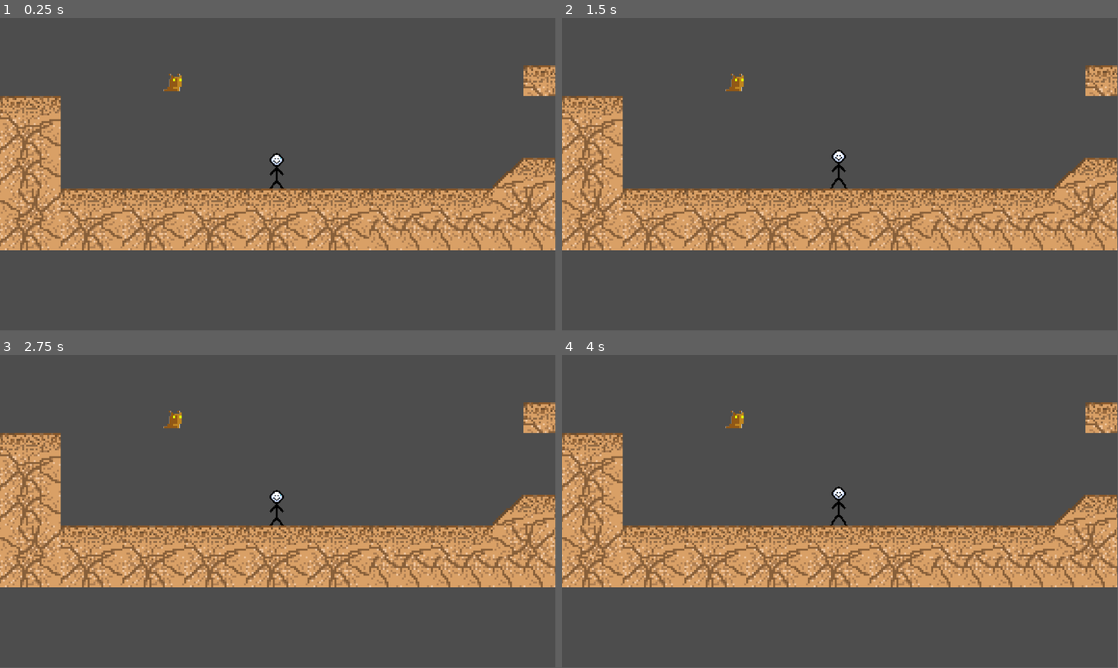
Above: before the commit, frames 1-4 (two rows, left to right).
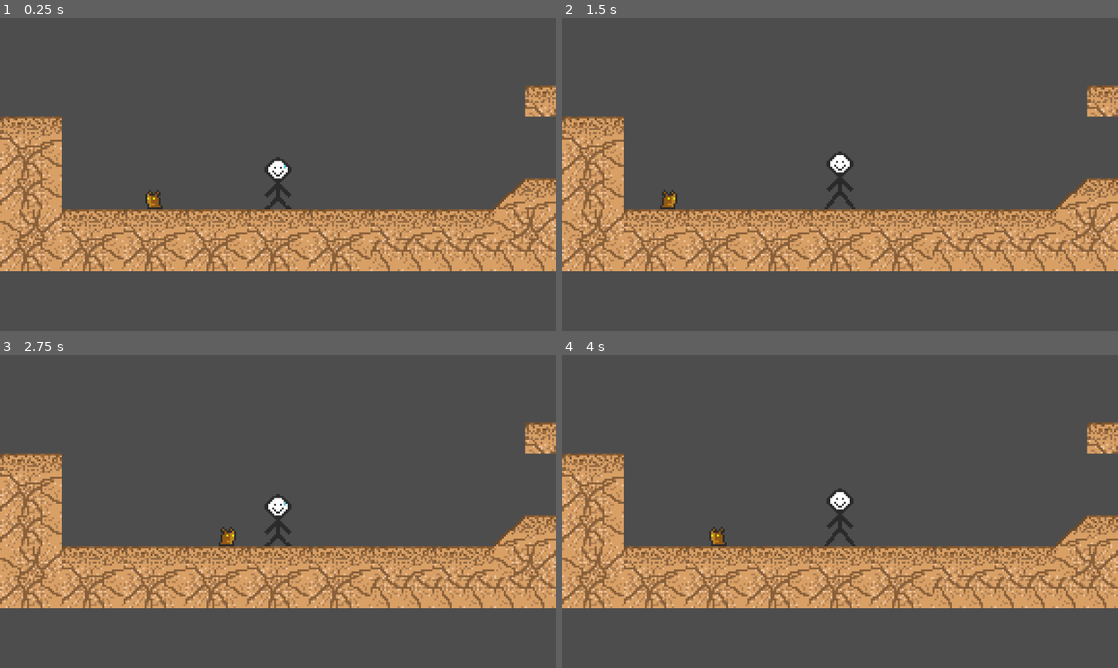
Above: after the commit, the same moments.

Repository: MuffinLazer/Rats-Nest
Game: Godot game, scene res://maps/Nest.tscn
Two runs of this game, one before a commit and one after it. Both use one fixed random seed, a clock stepped at 60 frames per second and the inputs below.
Inputs:
- Up to frame 1 (0.25 s): no input
- Up to frame 2 (1.5 s): no input
- Up to frame 3 (2.75 s): no input
- Up to frame 4 (4 s): no input
In our replay, the window is 799x449 before the commit and 800x450 after it. These sizes can differ from the game's own. Grey fills any space a smaller window leaves; there, only what the larger window draws over its background counts as a difference.

The runs differ from the first frame. In frame 1, 25% of the frame differs, in the area x 0-100%, y 15-81%; in frame 2, 25%; in frame 3, 25%; in frame 4, 25%.
Error before the commit: Parse Error: Identifier "GroundDetector" not declared in the current scope. (res://entities/Enemys/enemy.gd:27)

Commit message:
fixed enemy and resized sprites

Diff:
--- a/Godot/entities/Enemys/enemy.gd
+++ /dev/null
@@ -1,45 +0,0 @@
-extends CharacterBody2D
-
-@export var speed : float = 50.0
-@export var jump_velocity : float = -300.0
-@export var flip_node : Node2D
-@export var ground_detector : Area2D
-@export var jump_block : Area2D
-
-# Get the gravity from the project settings to be synced with RigidBody nodes.
-var gravity = ProjectSettings.get_setting("physics/2d/default_gravity")
-var ground_in_front : bool = true
-
-# Moves right if facing right, and left if facing left
-# based on the root node's scale
-@export var move_direction : Vector2 = Vector2.RIGHT :
-	set(new_direction):
-		if(move_direction != new_direction):
-			move_direction = new_direction
-			flip_node.scale.x = new_direction.x
-
-func _physics_process(delta):
-
-	# Add the gravity.
-	if not is_on_floor():
-		velocity.y += gravity * delta
-	# Check if there is no ground or if the character has reached a wall
-	elif (not GroundDetector.has_overlapping_bodies()
-		or (is_on_wall())):
-			# If the wall is too high to jump, flip directions
-			if(jump_block.has_overlapping_bodies()):
-				# Can't jump so try other direction
-				move_direction *= -1
-			# If facing a floor gap or a jumpable wall, jump
-			else:
-				jump()
-
-	if move_direction:
-		velocity.x = move_direction.x * speed
-	else:
-		velocity.x = move_toward(velocity.x, 0, speed)
-
-	move_and_slide()
-
-func jump():
-	velocity.y += jump_velocity
--- a/Godot/entities/Enemys/enemy.tscn
+++ /dev/null
@@ -1,46 +0,0 @@
-[gd_scene load_steps=6 format=3 uid="uid://c7vy5k1hwq8es"]
-
-[ext_resource type="Texture2D" uid="uid://dj4uq8kxo53i8" path="res://assets/textures/goober.png" id="1_4iwnb"]
-[ext_resource type="Script" path="res://entities/Enemys/enemy.gd" id="1_147ps"]
-
-[sub_resource type="RectangleShape2D" id="RectangleShape2D_2dc5x"]
-
-[sub_resource type="RectangleShape2D" id="RectangleShape2D_057ac"]
-size = Vector2(33, 32)
-
-[sub_resource type="RectangleShape2D" id="RectangleShape2D_f38go"]
-size = Vector2(40, 40)
-
-[node name="enemy" type="CharacterBody2D"]
-scale = Vector2(0.5, 0.5)
-script = ExtResource("1_147ps")
-speed = null
-jump_velocity = null
-move_direction = null
-
-[node name="Node2D" type="Node2D" parent="."]
-scale = Vector2(0.5, 0.5)
-
-[node name="Sprite2D" type="Sprite2D" parent="Node2D"]
-scale = Vector2(0.5, 0.5)
-texture = ExtResource("1_4iwnb")
-
-[node name="GroundDetector" type="Area2D" parent="Node2D"]
-scale = Vector2(0.5, 0.5)
-
-[node name="CollisionShape2D" type="CollisionShape2D" parent="Node2D/GroundDetector"]
-position = Vector2(87, 73)
-scale = Vector2(0.5, 0.5)
-shape = SubResource("RectangleShape2D_2dc5x")
-
-[node name="JumpBlockedDetector" type="Area2D" parent="Node2D"]
-scale = Vector2(0.5, 0.5)
-
-[node name="CollisionShape2D" type="CollisionShape2D" parent="Node2D/JumpBlockedDetector"]
-position = Vector2(92, -84)
-scale = Vector2(0.5, 0.5)
-shape = SubResource("RectangleShape2D_057ac")
-
-[node name="CollisionShape2D" type="CollisionShape2D" parent="."]
-scale = Vector2(0.5, 0.5)
-shape = SubResource("RectangleShape2D_f38go")
--- a/Godot/entities/character/character.tscn
+++ b/Godot/entities/character/character.tscn
@@ -11,65 +11,60 @@
 
 
 func _physics_process(delta: float) -> void:
-	# Add the gravity.
-	if not is_on_floor():
+	# Add the gravity and jump mechanic.
+	if is_on_floor():
+		if Input.is_action_just_pressed(\"jump\"):
+			velocity.y = JUMP_VELOCITY
+	else:
 		velocity += get_gravity() * delta
 
-	# Handle jump.
-	if Input.is_action_just_pressed(\"ui_accept\") and is_on_floor():
-		velocity.y = JUMP_VELOCITY
-
-	# Get the input direction and handle the movement/deceleration.
-	# As good practice, you should replace UI actions with custom gameplay actions.
-	var direction := Input.get_axis(\"ui_left\", \"ui_right\")
-	if direction:
-		velocity.x = direction * SPEED
-	else:
-		velocity.x = move_toward(velocity.x, 0, SPEED)
+	# Get horizontal input.
+	var direction := Input.get_axis(\"left\", \"right\")
+	velocity.x = lerp(velocity.x, direction * SPEED, 0.5)
 
 	move_and_slide()
 "
 
 [sub_resource type="RectangleShape2D" id="RectangleShape2D_6j8td"]
-size = Vector2(20, 35.468)
+size = Vector2(18, 30)
 
-[sub_resource type="AtlasTexture" id="AtlasTexture_be5xi"]
+[sub_resource type="AtlasTexture" id="AtlasTexture_mok1c"]
 atlas = ExtResource("1_44iwt")
-region = Rect2(0, 0, 64, 64)
+region = Rect2(0, 0, 32, 32)
 
-[sub_resource type="AtlasTexture" id="AtlasTexture_weaml"]
+[sub_resource type="AtlasTexture" id="AtlasTexture_x8nnh"]
 atlas = ExtResource("1_44iwt")
-region = Rect2(64, 0, 64, 64)
+region = Rect2(32, 0, 32, 32)
 
-[sub_resource type="AtlasTexture" id="AtlasTexture_c1val"]
+[sub_resource type="AtlasTexture" id="AtlasTexture_aew1a"]
 atlas = ExtResource("1_44iwt")
-region = Rect2(128, 0, 64, 64)
+region = Rect2(64, 0, 32, 32)
 
-[sub_resource type="AtlasTexture" id="AtlasTexture_5vt8k"]
+[sub_resource type="AtlasTexture" id="AtlasTexture_m5smk"]
 atlas = ExtResource("1_44iwt")
-region = Rect2(192, 0, 64, 64)
+region = Rect2(96, 0, 32, 32)
 
-[sub_resource type="AtlasTexture" id="AtlasTexture_4vwc8"]
+[sub_resource type="AtlasTexture" id="AtlasTexture_ss3g6"]
 atlas = ExtResource("1_44iwt")
-region = Rect2(256, 0, 64, 64)
+region = Rect2(128, 0, 32, 32)
 
 [sub_resource type="SpriteFrames" id="SpriteFrames_7hwam"]
 animations = [{
 "frames": [{
 "duration": 1.0,
-"texture": SubResource("AtlasTexture_be5xi")
+"texture": SubResource("AtlasTexture_mok1c")
 }, {
 "duration": 1.0,
-"texture": SubResource("AtlasTexture_weaml")
+"texture": SubResource("AtlasTexture_x8nnh")
 }, {
 "duration": 1.0,
-"texture": SubResource("AtlasTexture_c1val")
+"texture": SubResource("AtlasTexture_aew1a")
 }, {
 "duration": 1.0,
-"texture": SubResource("AtlasTexture_5vt8k")
+"texture": SubResource("AtlasTexture_m5smk")
 }, {
 "duration": 1.0,
-"texture": SubResource("AtlasTexture_4vwc8")
+"texture": SubResource("AtlasTexture_ss3g6")
 }],
 "loop": true,
 "name": &"danci",
@@ -77,21 +72,19 @@
 }]
 
 [node name="Character" type="CharacterBody2D"]
-position = Vector2(0.499992, 0.499996)
-scale = Vector2(0.547222, 0.563889)
 script = SubResource("GDScript_qblcf")
 
 [node name="CollisionShape2D" type="CollisionShape2D" parent="."]
-position = Vector2(-0.913691, -4.43349)
-scale = Vector2(1, 1)
+position = Vector2(0, -15)
 shape = SubResource("RectangleShape2D_6j8td")
 one_way_collision_margin = 2.2
 
 [node name="Camera2D" type="Camera2D" parent="."]
+position = Vector2(0, -18)
 zoom = Vector2(4, 4)
 
 [node name="Sprite2D" type="AnimatedSprite2D" parent="."]
-position = Vector2(-0.913691, -18.6207)
+position = Vector2(0, -16)
 sprite_frames = SubResource("SpriteFrames_7hwam")
 animation = &"danci"
 autoplay = "danci"
--- /dev/null
+++ b/Godot/entities/goober/goober.gd
@@ -0,0 +1,28 @@
+extends CharacterBody2D
+
+const SPEED = 50.0
+const JUMP_VEL = -300.0
+
+var gravity = ProjectSettings.get_setting("physics/2d/default_gravity")
+var direction = 1.0
+
+@onready var ground_detector = $Body/GroundDetector
+@onready var body = $Body
+
+func _physics_process(delta):
+	# Adds gravity.
+	if not is_on_floor():
+		velocity.y += gravity * delta
+
+	#Flip the goober if touching a wall or at a cliff.
+	var ground_colliders = ground_detector.get_overlapping_bodies()
+	print(ground_colliders)
+	if len(ground_colliders) < 1 or is_on_wall():
+		print("Turning around.")
+		direction = -direction
+		body.scale.x = direction
+
+	#Set velocity.
+	velocity.x = lerp(velocity.x, direction * SPEED, 0.5)
+
+	move_and_slide()
--- /dev/null
+++ b/Godot/entities/goober/goober.tscn
@@ -0,0 +1,37 @@
+[gd_scene load_steps=6 format=3 uid="uid://c7vy5k1hwq8es"]
+
+[ext_resource type="Texture2D" uid="uid://dj4uq8kxo53i8" path="res://assets/entities/goober.png" id="1_4iwnb"]
+[ext_resource type="Script" path="res://entities/goober/goober.gd" id="1_147ps"]
+
+[sub_resource type="RectangleShape2D" id="RectangleShape2D_2dc5x"]
+size = Vector2(4, 4)
+
+[sub_resource type="RectangleShape2D" id="RectangleShape2D_057ac"]
+size = Vector2(4, 4)
+
+[sub_resource type="RectangleShape2D" id="RectangleShape2D_f38go"]
+size = Vector2(10, 10)
+
+[node name="Goober" type="CharacterBody2D"]
+script = ExtResource("1_147ps")
+
+[node name="Body" type="Node2D" parent="."]
+
+[node name="Sprite2D" type="Sprite2D" parent="Body"]
+texture = ExtResource("1_4iwnb")
+
+[node name="GroundDetector" type="Area2D" parent="Body"]
+
+[node name="CollisionShape2D" type="CollisionShape2D" parent="Body/GroundDetector"]
+position = Vector2(6, 14)
+shape = SubResource("RectangleShape2D_2dc5x")
+
+[node name="JumpBlockedDetector" type="Area2D" parent="Body"]
+
+[node name="CollisionShape2D" type="CollisionShape2D" parent="Body/JumpBlockedDetector"]
+position = Vector2(7, -17)
+shape = SubResource("RectangleShape2D_057ac")
+
+[node name="CollisionShape2D" type="CollisionShape2D" parent="."]
+position = Vector2(0, 0.5)
+shape = SubResource("RectangleShape2D_f38go")
--- a/Godot/maps/Nest.tscn
+++ b/Godot/maps/Nest.tscn
@@ -2,7 +2,7 @@
 
 [ext_resource type="Texture2D" uid="uid://cltgd04b7p4sl" path="res://assets/textures/topsoil.png" id="1_xkfov"]
 [ext_resource type="PackedScene" uid="uid://iwm1n36krkb5" path="res://entities/character/character.tscn" id="2_8vfoo"]
-[ext_resource type="PackedScene" uid="uid://c7vy5k1hwq8es" path="res://entities/Enemys/enemy.tscn" id="3_kh0do"]
+[ext_resource type="PackedScene" uid="uid://c7vy5k1hwq8es" path="res://entities/goober/goober.tscn" id="3_kh0do"]
 
 [sub_resource type="TileSetAtlasSource" id="TileSetAtlasSource_pdpbp"]
 texture = ExtResource("1_xkfov")
@@ -25,12 +25,13 @@
 
 [node name="Nest" type="Node2D"]
 
-[node name="TileMapLayer" type="TileMapLayer" parent="."]
+[node name="TileMapLayer" type="TileMapLayer" parent="." groups=["ground"]]
 tile_map_data = PackedByteArray("AAD//wEAAgAAAAAAAAD//wIAAgAAAAEAAAAAAAEAAgABAAAAAAAAAAIAAgABAAEAAAABAAEAAgAAAAAAAAABAA …(1024 unchanged characters)…
 tile_set = SubResource("TileSet_s65ap")
 
 [node name="Character" parent="." instance=ExtResource("2_8vfoo")]
+position = Vector2(0, 16)
 floor_constant_speed = true
 
 [node name="enemy" parent="." instance=ExtResource("3_kh0do")]
-position = Vector2(-54, -39)
+position = Vector2(-52, 11)
--- a/Godot/project.godot
+++ b/Godot/project.godot
@@ -14,6 +14,15 @@
 run/main_scene="res://maps/Nest.tscn"
 config/features=PackedStringArray("4.3", "Mobile")
 config/icon="res://icon.svg"
+
+[display]
+
+window/stretch/mode="viewport"
+window/stretch/aspect="expand"
+
+[global_group]
+
+ground=""
 
 [input]
 
@@ -39,6 +48,32 @@
 , Object(InputEventJoypadMotion,"resource_local_to_scene":false,"resource_name":"","device":0,"axis":0,"axis_value":1.0,"script":null)
 ]
 }
+left={
+"deadzone": 0.5,
+"events": [Object(InputEventKey,"resource_local_to_scene":false,"resource_name":"","device":-1,"window_id":0,"alt_pressed":false,"shift_pressed":false,"ctrl_pressed":false,"meta_pressed":false,"pressed":false,"keycode":0,"physical_keycode":65,"key_label":0,"unicode":97,"location":0,"echo":false,"script":null)
+, Object(InputEventKey,"resource_local_to_scene":false,"resource_name":"","device":-1,"window_id":0,"alt_pressed":false,"shift_pressed":false,"ctrl_pressed":false,"meta_pressed":false,"pressed":false,"keycode":0,"physical_keycode":4194319,"key_label":0,"unicode":0,"location":0,"echo":false,"script":null)
+]
+}
+right={
+"deadzone": 0.5,
+"events": [Object(InputEventKey,"resource_local_to_scene":false,"resource_name":"","device":-1,"window_id":0,"alt_pressed":false,"shift_pressed":false,"ctrl_pressed":false,"meta_pressed":false,"pressed":false,"keycode":0,"physical_keycode":68,"key_label":0,"unicode":100,"location":0,"echo":false,"script":null)
+, Object(InputEventKey,"resource_local_to_scene":false,"resource_name":"","device":-1,"window_id":0,"alt_pressed":false,"shift_pressed":false,"ctrl_pressed":false,"meta_pressed":false,"pressed":false,"keycode":0,"physical_keycode":4194321,"key_label":0,"unicode":0,"location":0,"echo":false,"script":null)
+]
+}
+jump={
+"deadzone": 0.5,
+"events": [Object(InputEventKey,"resource_local_to_scene":false,"resource_name":"","device":-1,"window_id":0,"alt_pressed":false,"shift_pressed":false,"ctrl_pressed":false,"meta_pressed":false,"pressed":false,"keycode":0,"physical_keycode":32,"key_label":0,"unicode":32,"location":0,"echo":false,"script":null)
+, Object(InputEventKey,"resource_local_to_scene":false,"resource_name":"","device":-1,"window_id":0,"alt_pressed":false,"shift_pressed":false,"ctrl_pressed":false,"meta_pressed":false,"pressed":false,"keycode":0,"physical_keycode":87,"key_label":0,"unicode":119,"location":0,"echo":false,"script":null)
+, Object(InputEventKey,"resource_local_to_scene":false,"resource_name":"","device":-1,"window_id":0,"alt_pressed":false,"shift_pressed":false,"ctrl_pressed":false,"meta_pressed":false,"pressed":false,"keycode":0,"physical_keycode":4194320,"key_label":0,"unicode":0,"location":0,"echo":false,"script":null)
+]
+}
+crouch={
+"deadzone": 0.5,
+"events": [Object(InputEventKey,"resource_local_to_scene":false,"resource_name":"","device":-1,"window_id":0,"alt_pressed":false,"shift_pressed":false,"ctrl_pressed":false,"meta_pressed":false,"pressed":false,"keycode":0,"physical_keycode":83,"key_label":0,"unicode":115,"location":0,"echo":false,"script":null)
+, Object(InputEventKey,"resource_local_to_scene":false,"resource_name":"","device":-1,"window_id":0,"alt_pressed":false,"shift_pressed":false,"ctrl_pressed":false,"meta_pressed":false,"pressed":false,"keycode":0,"physical_keycode":4194325,"key_label":0,"unicode":0,"location":0,"echo":false,"script":null)
+, Object(InputEventKey,"resource_local_to_scene":false,"resource_name":"","device":-1,"window_id":0,"alt_pressed":false,"shift_pressed":false,"ctrl_pressed":false,"meta_pressed":false,"pressed":false,"keycode":0,"physical_keycode":4194322,"key_label":0,"unicode":0,"location":0,"echo":false,"script":null)
+]
+}
 
 [rendering]
 
Binary file changed: Godot/assets/entities/character.png
Binary file added: Godot/assets/entities/goober.png
Not shown, changed: Godot/assets/entities/goober.png.import
Binary file removed: Godot/assets/textures/goober.png
Not shown, added: Godot/assets/.DS_Store
